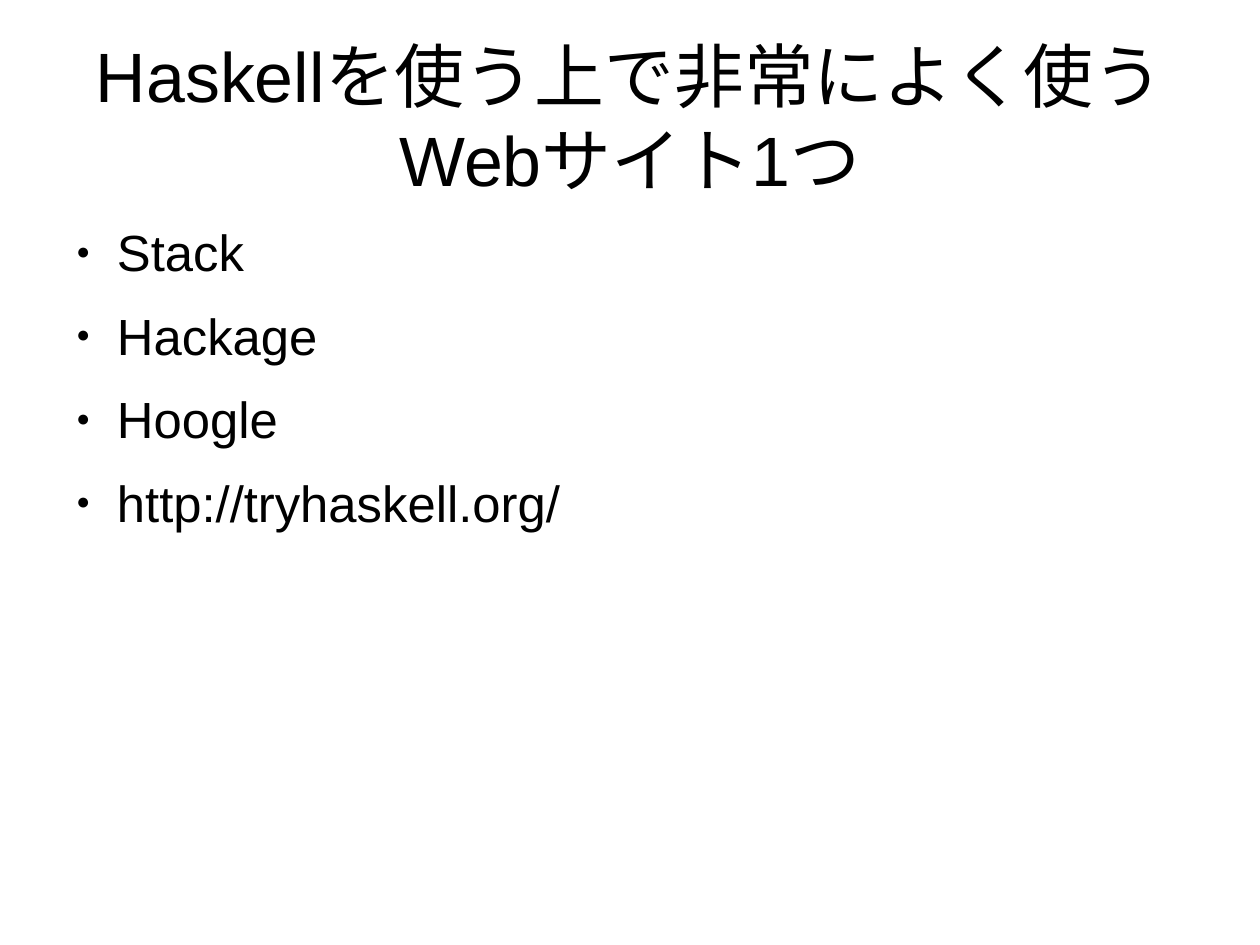
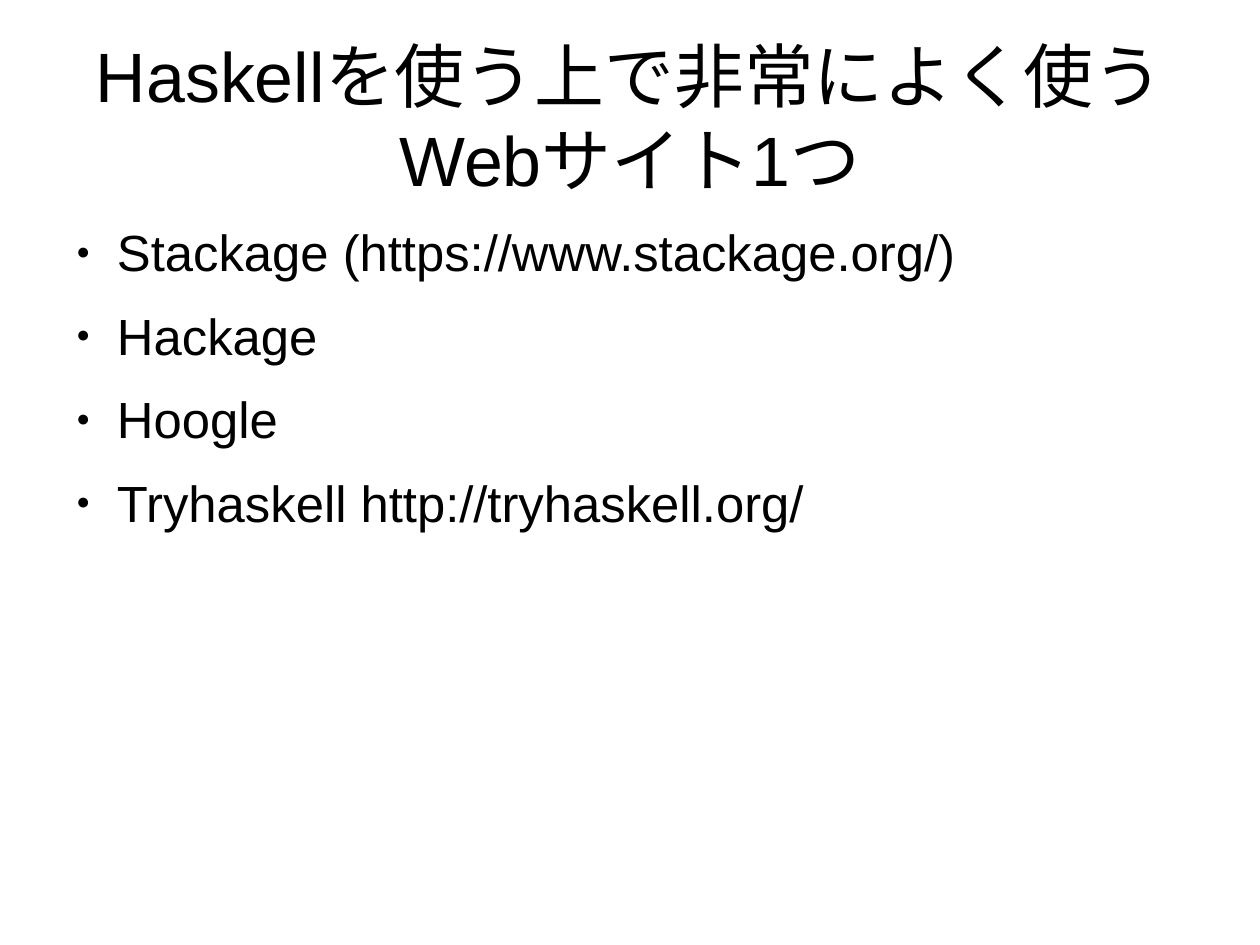
Before and after one commit to nushio3/practice, a slide deck: slide 2 of haskell-teaching/Tsukuba-2016.odp. Drawn at 1260x945 pixels with LibreOffice and Linux fonts; fonts in the diff are those of the drawing. Boxes give left, top, right and bottom in pixels: in the first picture for what was removed or moved away, otherwise in the second. Text is boxed around its words. In the diff, an @@ line names an element or a change of style, - is before the commit and + after.

```diff
--- a/haskell-teaching/Tsukuba-2016.odp
+++ b/haskell-teaching/Tsukuba-2016.odp
@@ text at box(117, 234, 955, 282): text changed @@
-● Stack
+● Stackage (https://www.stackage.org/)
@@ text at box(117, 485, 804, 532): text changed @@
-● http://tryhaskell.org/
+● Tryhaskell http://tryhaskell.org/
```
Also in this commit, not shown: 29 slides added, 1 other file.
